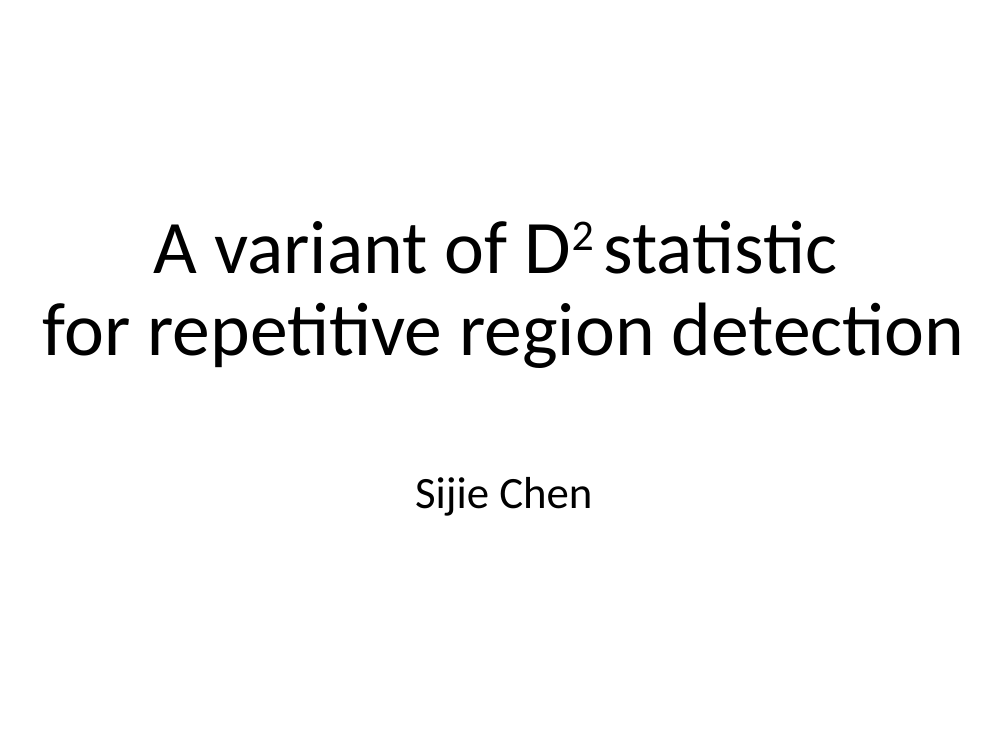
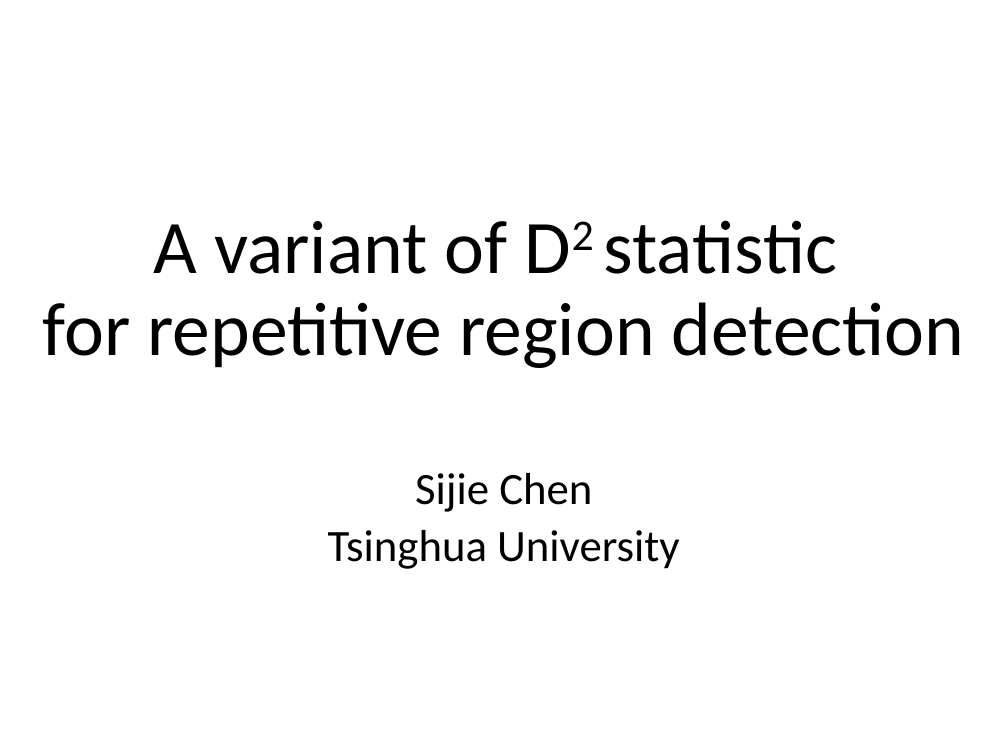
Before and after one commit to chansigit/PyGenSeq, a slide deck: slide 1 of A variant of D2 statistic.pptx. Drawn at 1008x756 pixels with LibreOffice and Linux fonts; fonts in the diff are those of the drawing. Boxes give left, top, right and bottom in pixels: in the first picture for what was removed or moved away, otherwise in the second. Text is boxed around its words. In the diff, an @@ line names an element or a change of style, - is before the commit and + after.

```diff
--- a/A variant of D2 statistic.pptx
+++ b/A variant of D2 statistic.pptx
@@ subtitle at (415, 473, 592, 512): line spacing 0.9 to 0.8 @@
@@ subtitle at (328, 530, 680, 569): paragraph added @@
+Tsinghua University
```
Also in this commit, not shown: 2 other slides changed, 10 slides added, 1 other file.
